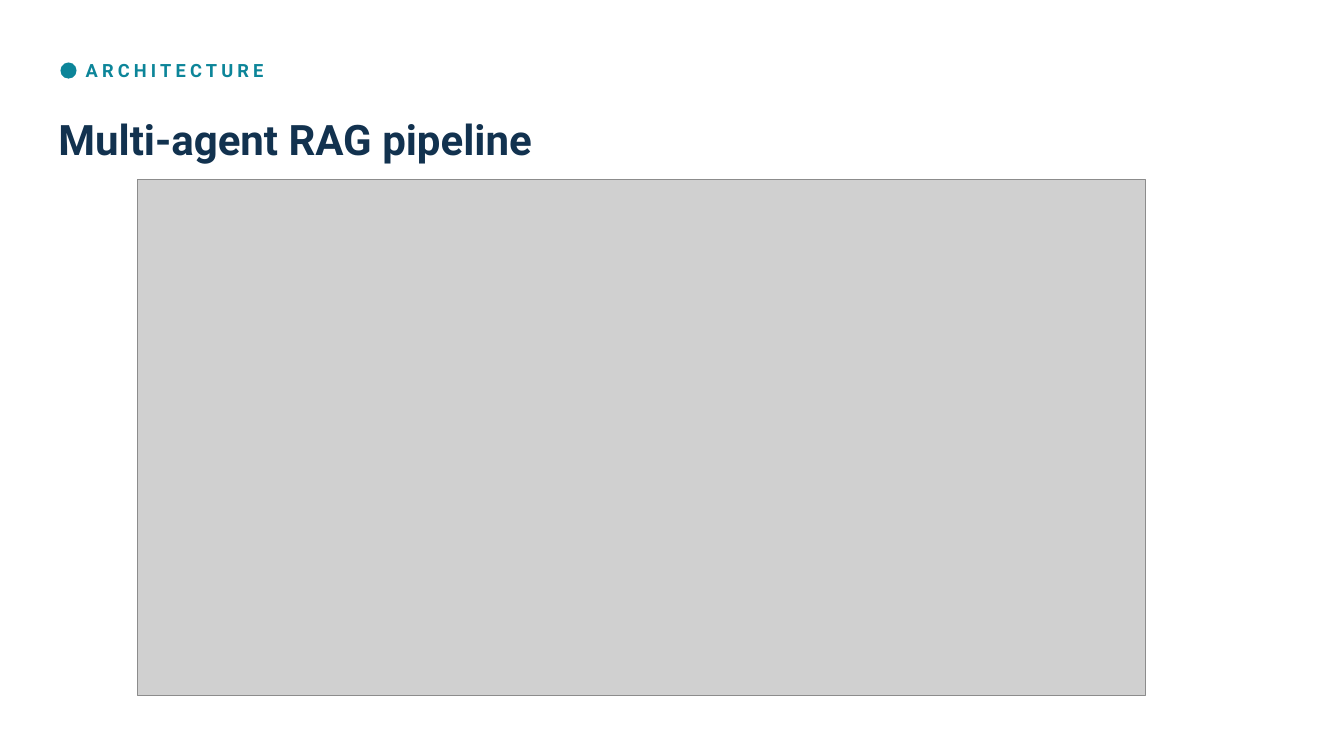
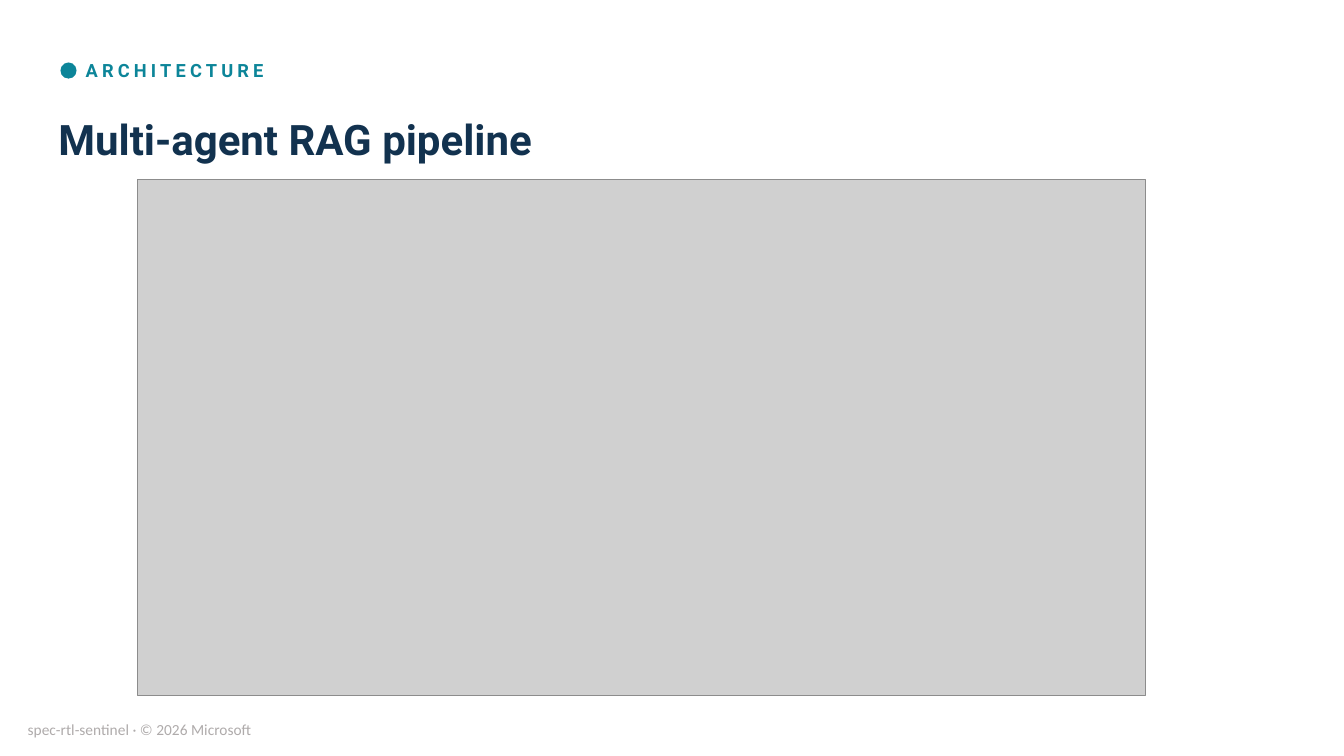
Before and after one commit to mayureshpiske19/spec-rtl-sentinel, a slide deck: slide 5 of presentation/Spec-RTL-Sentinel-Pitch.pptx. Drawn at 1344x756 pixels with LibreOffice and Linux fonts; fonts in the diff are those of the drawing; grey boxes stand for pictures. Boxes give left, top, right and bottom in pixels: in the first picture for what was removed or moved away, otherwise in the second. Text is boxed around its words. In the diff, an @@ line names an element or a change of style, - is before the commit and + after.

```diff
--- a/presentation/Spec-RTL-Sentinel-Pitch.pptx
+++ b/presentation/Spec-RTL-Sentinel-Pitch.pptx
@@ text added at (28, 724, 251, 737), 11 pt, text #AFABAB @@
+spec-rtl-sentinel · © 2026 Microsoft
```
Also in this commit, not shown: 9 other slides changed, 1 other file.
